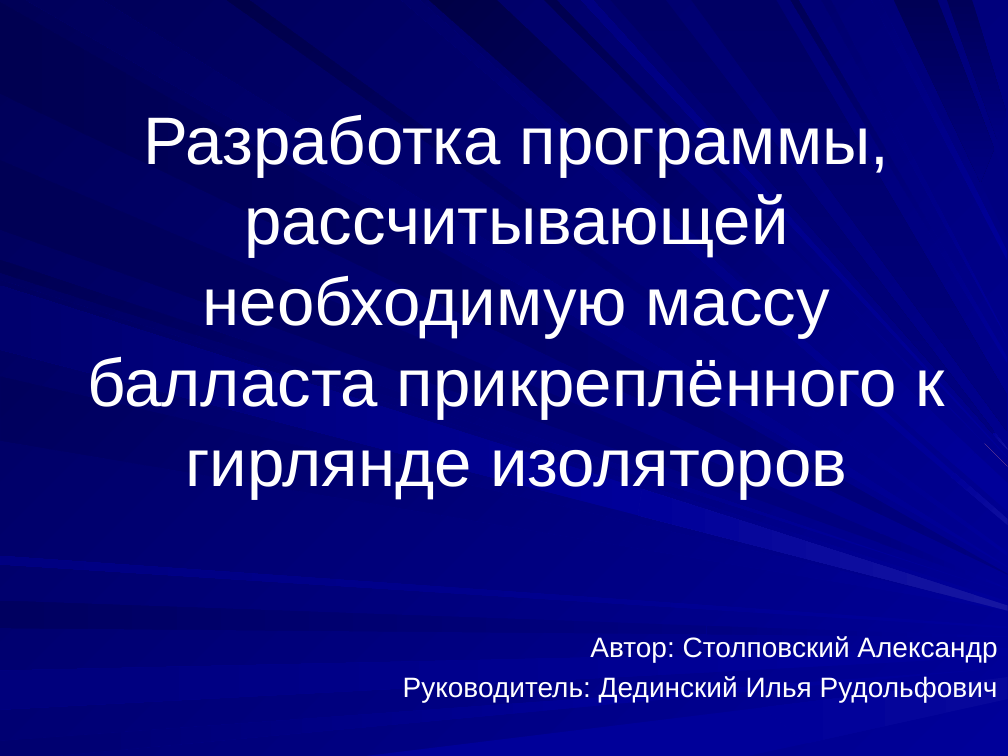
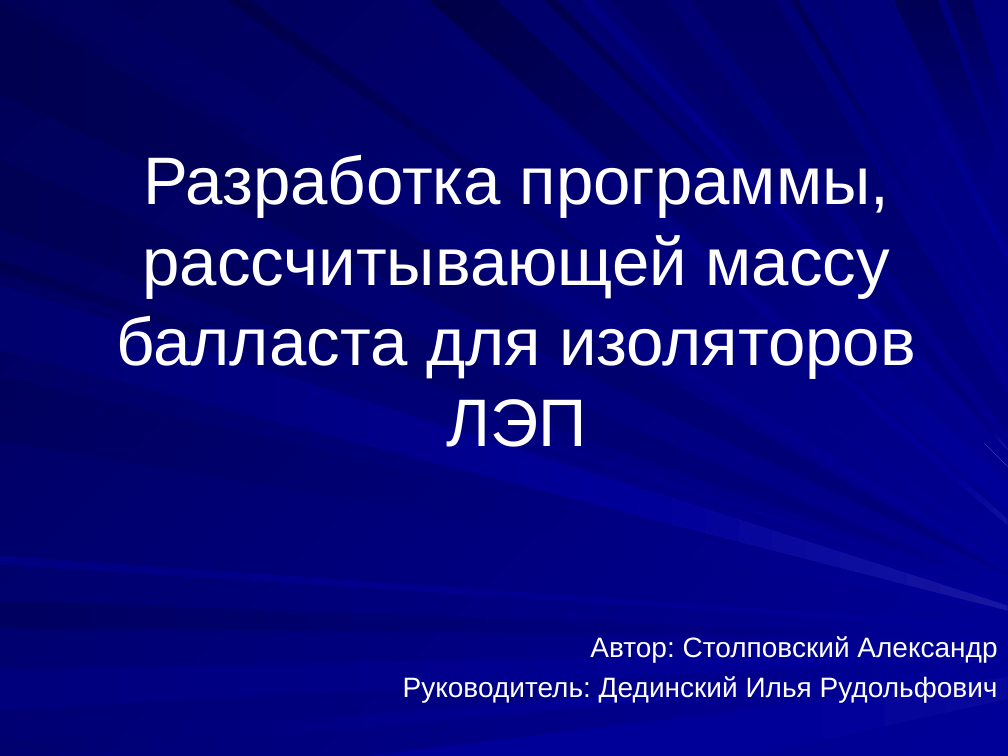
Before and after one commit to aleks311001/Project, a slide deck: slide 1 of Проект.ppt. Drawn at 1008x756 pixels with LibreOffice and Linux fonts; fonts in the diff are those of the drawing. Boxes give left, top, right and bottom in pixels: in the first picture for what was removed or moved away, otherwise in the second. Text is boxed around its words. In the diff, an @@ line names an element or a change of style, - is before the commit and + after.

```diff
--- a/Проект.ppt
+++ b/Проект.ppt
@@ title at (116,154,916,447): text changed @@
-Разработка программы, рассчитывающей необходимую массу балласта прикреплённого к гирлянде изоляторов
+Разработка программы, рассчитывающей массу балласта для изоляторов ЛЭП
```
Also in this commit, not shown: 2 other slides changed, 6 slides added, 1 slide removed, 5 other files.
